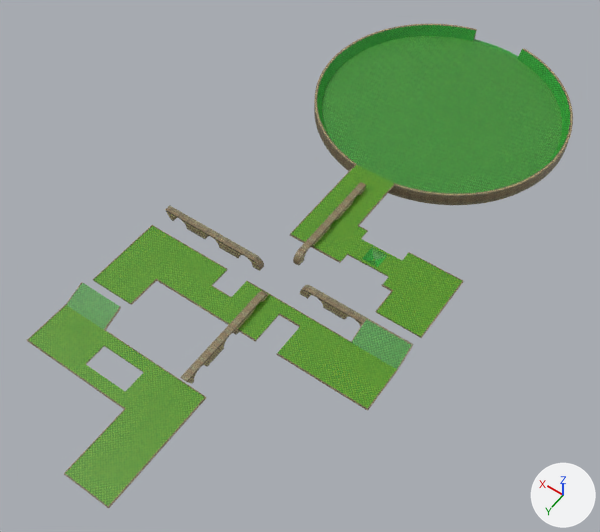
Before and after pictures for a commit that changed the FBX model models/stages/test_world/st001.fbx.
The view is the same before and after, from a 50 mm camera at (-99.0, 128.0, 212.0) aimed at (3.0, -14.0, -11.0). The axes (+X, +Y, +Z) are drawn at lower right. The lights are the same throughout.
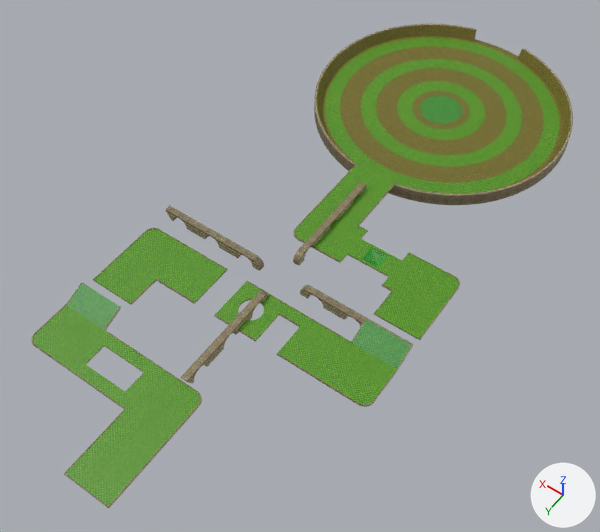
Edits to the bpy script that builds the scene:
```text
Add img_tw_grass4_color_png:
    img_tw_grass4_color_png = load_image('tw_grass4_color.png', '../../../materials/tex/tw_grass4_color.png', 256, 256, 'sRGB')
Add mat_material_001:
    mat_material_001 = principled_material('Material.001')
    mat_material_001.texture = img_tw_grass4_color_png
Change me_cube_002:
    used by ob_cube_001; location = (0.0, 0.0, 0.0)
    remove me_cube_002.from_pydata(...)  # 2557 vertices, 2398 faces; spans x -49.0..49.0, y -153.0..88.0, z -5.0..3.0
    add me_cube_002.from_pydata(...)  # 4919 vertices, 4674 faces; spans x -49.0..49.0, y -153.0..88.0, z -5.0..3.0
    me_cube_002 part 1: 1792 vertices added at x -45.0..45.0, y -149.0..-59.0, z -4.0
    me_cube_002 part 2: 18 vertices moved from x -48.0..-32.0, y -6.0, z 0.0 to x -48.0..-32.0, y -5.0, z 0.0; 20 vertices removed from x -48.0..8.0, y -32.0..48.0, z 0.0; 374 vertices added at x -48.0..8.0, y -32.0..51.0, z 0.0
    me_cube_002 part 3: 6 vertices removed from x 48.0, y 64.0, z 0.0; 78 vertices added at x 45.0..48.0, y 61.0..64.0, z 0.0
    me_cube_002 part 4: 6 vertices removed from x 48.0, y 8.0, z 0.0; 78 vertices added at x 45.0..48.0, y 8.0..11.0, z 0.0
    me_cube_002 part 5: 6 vertices removed from x -48.0, y 24.0, z 0.0; 78 vertices added at x -48.0..-45.0, y 21.0..24.0, z 0.0
    me_cube_002 part 6: 256 faces spanning x -48.0..48.0, y -153.0..-56.0, z -5.0..0.0 switch from mat_check3 (picture img_tw_grass3_color_png) to mat_material_001 (picture img_tw_grass4_color_png)
Remove ob_cube_003:
    ob_cube_003 = bpy.data.objects.new('Cube.003', me_cube_003)
    ob_cube_003.location = (0.0, 0.0, 0.0)
```

Pixel boxes (x1, y1, x2, y2) of what changed, in the pictures (600 x 532 px):
'Cube.001', reshaped
    before: (27, 24, 573, 508)
    after: (31, 24, 573, 508)
'Cube.003', deleted (green)
    before: (194, 285, 231, 316)
    faces in mat_check (picture img_tw_grass_color_png): (195, 286, 231, 314)
part 1 of me_cube_002, added
    after: (322, 36, 562, 193)
part 2 of me_cube_002, built on
    before: (186, 227, 463, 408)
    after: (186, 227, 460, 408)
part 3 of me_cube_002, built on
    before: (27, 331, 47, 348)
    after: (31, 331, 47, 348)
part 4 of me_cube_002, built on
    before: (144, 225, 161, 238)
    after: (144, 228, 161, 238)
part 5 of me_cube_002, built on
    before: (356, 392, 375, 411)
    after: (356, 392, 375, 407)
part 6 of me_cube_002, recoloured (green to yellow)
    both: (317, 25, 570, 171)
